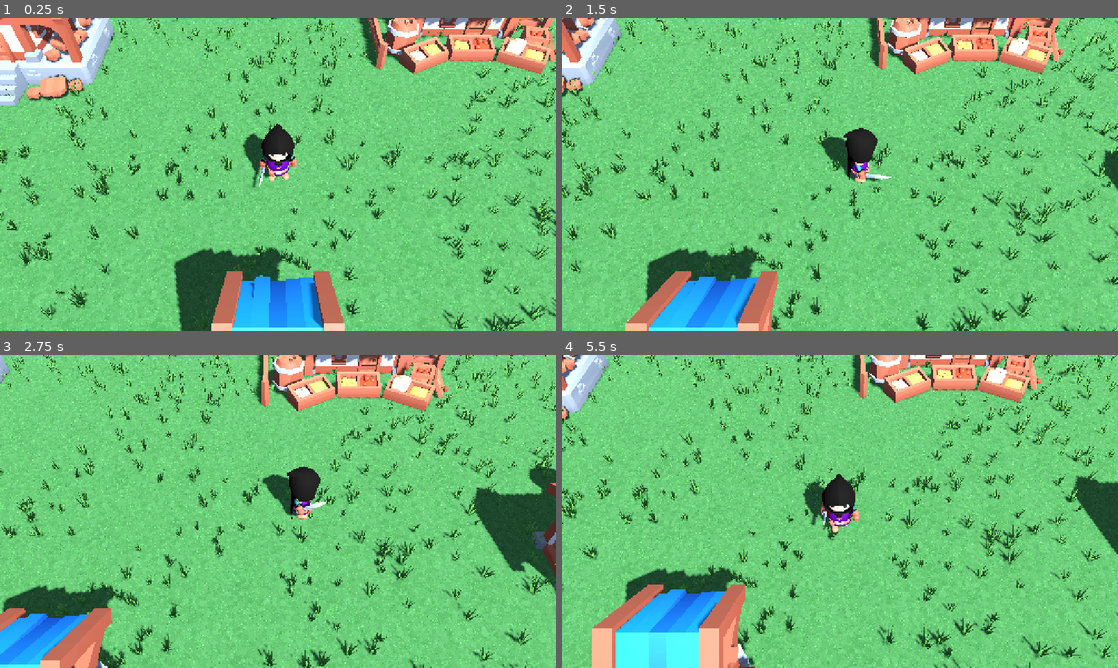
Above: before the commit, frames 1-4 (two rows, left to right).
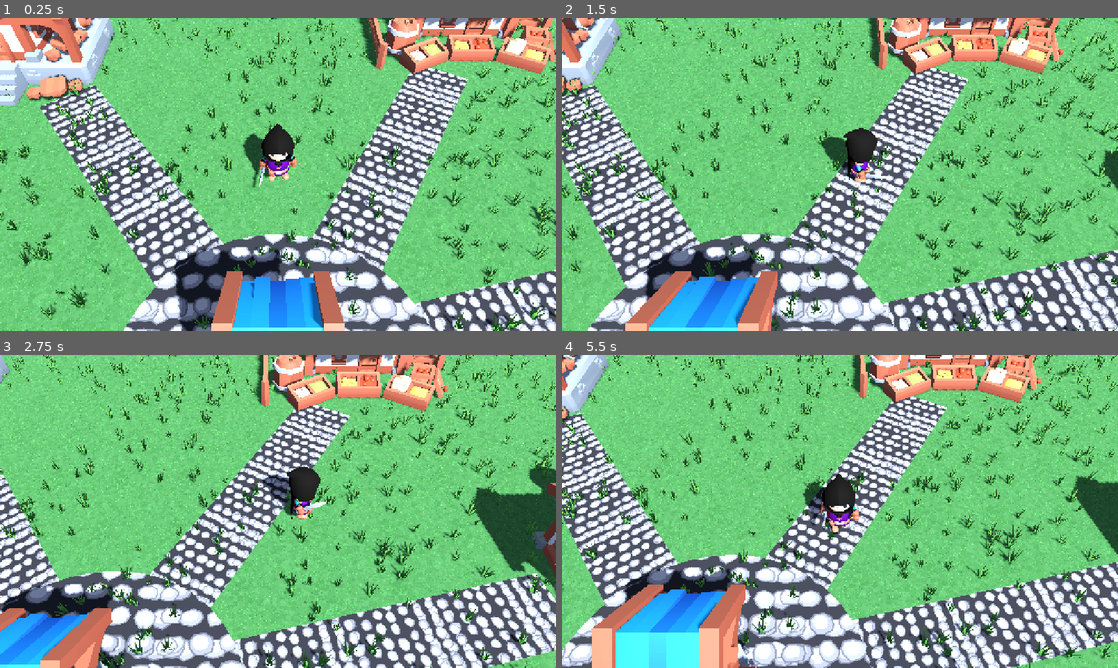
Above: after the commit, the same moments.

Repository: OuterHeavenX/godot-2.5D-rpg
Game: Godot game, scene res://src/world/main.tscn
Same seed, same stepped clock (60 frames per second), same inputs: the game is played once before the commit and once after it.
Inputs (mouse positions are in pixels of both pictures, inside the frame that each line leads up to):
- Up to frame 1 (0.25 s): no input
- Up to frame 2 (1.5 s): move the mouse to (962, 158) at 0.52 s; hold D (move_right) 0.53-1.25 s; click (962, 158) at 0.67 s; drag from (728, 190) to (812, 237) at 1.27 s
- Up to frame 3 (2.75 s): move the mouse to (333, 442) at 2.02 s; hold D (move_right) from 2.03 s (still down)
- Up to frame 4 (5.5 s): release D (move_right) at 2.75 s; drag from (812, 574) to (673, 464) at 2.77 s; move the mouse to (1006, 558) at 3.52 s; hold A (move_left) 3.53-4.25 s; drag from (673, 464) to (756, 433) at 4.27 s; move the mouse to (867, 511) at 5.02 s; hold S (move_down) from 5.03 s (still down); click (867, 511) at 5.17 s

The runs differ from the first frame. In frame 1, 26% of the frame differs, in the area x 7-100%, y 16-100%; in frame 2, 29%; in frame 3, 27%; in frame 4, 31%, in the area x 0-100%, y 13-100%.

Commit message:
Cobblestone paths between buildings + stone plaza around the well

Diff:
--- a/src/world/main.tscn
+++ b/src/world/main.tscn
@@ -7,6 +7,7 @@
 [ext_resource type="Texture2D" path="res://src/world/grass_ground.png" id="5_grasstex"]
 [ext_resource type="Script" path="res://src/world/stone_walls.gd" id="6_stonewalls"]
 [ext_resource type="Script" path="res://src/world/village.gd" id="7_village"]
+[ext_resource type="Script" path="res://src/world/paths.gd" id="8_paths"]
 
 [sub_resource type="Environment" id="Environment_main"]
 background_mode = 1
@@ -74,3 +75,6 @@
 
 [node name="StoneWalls" type="Node3D" parent="."]
 script = ExtResource("6_stonewalls")
+
+[node name="Paths" type="Node3D" parent="."]
+script = ExtResource("8_paths")
--- /dev/null
+++ b/src/world/paths.gd
@@ -0,0 +1,64 @@
+extends Node3D
+## Cobblestone paths connecting the village buildings, plus a circular
+## stone plaza around the well. Uses a tileable cobble texture.
+
+const COBBLE_TEX := preload("res://src/world/cobble.png")
+const TILE_METERS := 3.0      # texture repeats every 3m
+const PATH_WIDTH := 2.4
+const PLAZA_RADIUS := 4.5
+const WELL_POS := Vector3(0, 0, 7)
+
+# Building door-side positions (x, z). Paths run from the plaza to these.
+const DESTINATIONS := [
+	Vector3(-11, 0, -7),   # tavern
+	Vector3(9, 0, -9),     # market
+	Vector3(17, 0, 3),     # blacksmith
+	Vector3(-15, 0, 7),    # house A
+	Vector3(-7, 0, 17),    # house B
+	Vector3(13, 0, 15),    # house A2
+]
+
+func _ready() -> void:
+	_build_plaza()
+	for dest in DESTINATIONS:
+		_build_path(dest)
+
+func _cobble_material(w_tiles: float, l_tiles: float) -> StandardMaterial3D:
+	var mat := StandardMaterial3D.new()
+	mat.albedo_texture = COBBLE_TEX
+	mat.uv1_scale = Vector3(w_tiles, l_tiles, 1.0)
+	mat.roughness = 0.95
+	return mat
+
+func _build_plaza() -> void:
+	var disc := CylinderMesh.new()
+	disc.top_radius = PLAZA_RADIUS
+	disc.bottom_radius = PLAZA_RADIUS
+	disc.height = 0.05
+	disc.radial_segments = 40
+	var mi := MeshInstance3D.new()
+	mi.mesh = disc
+	mi.position = WELL_POS + Vector3(0, 0.025, 0)
+	var tiles := (PLAZA_RADIUS * 2.0) / TILE_METERS
+	mi.material_override = _cobble_material(tiles, tiles)
+	add_child(mi)
+
+func _build_path(dest: Vector3) -> void:
+	var dir := (dest - WELL_POS)
+	dir.y = 0.0
+	var full_len := dir.length()
+	dir = dir.normalized()
+	var start := WELL_POS + dir * (PLAZA_RADIUS - 0.3)
+	var end := dest - dir * 3.2
+	var length := start.distance_to(end)
+	if length < 1.0:
+		return
+	var plane := PlaneMesh.new()
+	plane.size = Vector2(PATH_WIDTH, length)
+	var mi := MeshInstance3D.new()
+	mi.mesh = plane
+	mi.position = (start + end) * 0.5 + Vector3(0, 0.02, 0)
+	mi.rotation.y = atan2(dir.x, dir.z)
+	mi.material_override = _cobble_material(
+		PATH_WIDTH / TILE_METERS, length / TILE_METERS)
+	add_child(mi)
Binary file added: src/world/cobble.png
Not shown, added: src/world/cobble.png.import
Not shown, added: src/world/paths.gd.uid
Not shown, changed: docs/index.html
Not shown, changed: docs/index.pck
